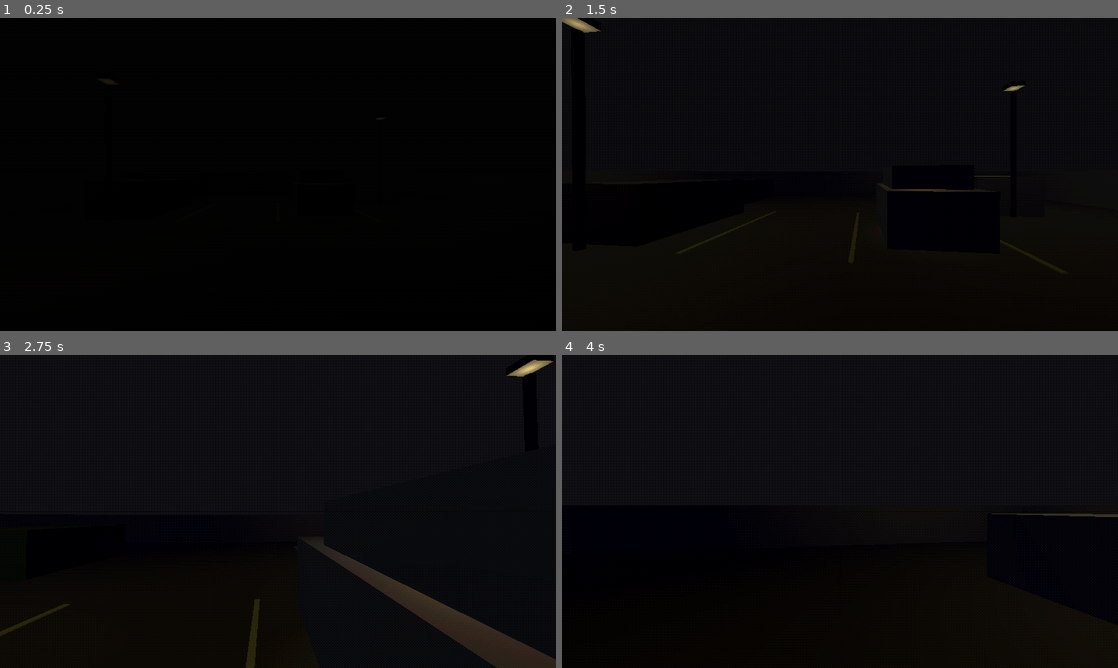
Above: before the commit, frames 1-4 (two rows, left to right).
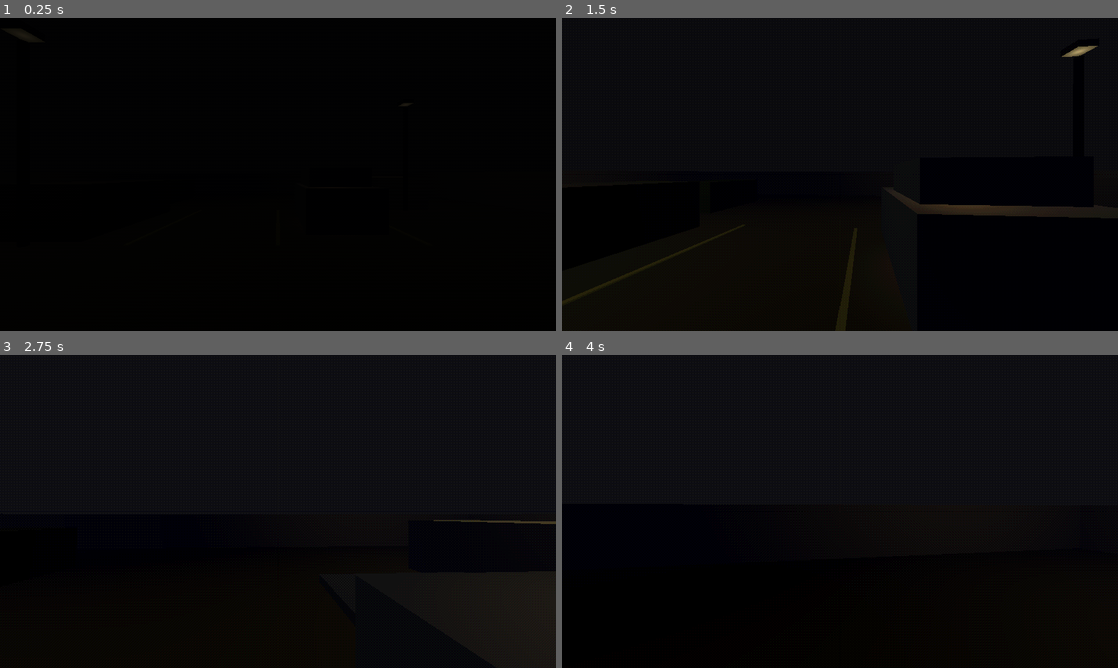
Above: after the commit, the same moments.

Repository: qweliant/healthcare-horror
Game: Godot game, scene res://scenes/parking_lot/parking_lot.tscn
Same seed, same stepped clock (60 frames per second), same inputs: the game is played once before the commit and once after it. This scene is started directly instead of the project's main scene.
Inputs (mouse positions are in pixels of both pictures, inside the frame that each line leads up to):
- Up to frame 1 (0.25 s): no input
- Up to frame 2 (1.5 s): tap Enter at 0.5 s; move the mouse to (867, 174) at 0.52 s; hold E (interact) 0.53-1.28 s; hold W (move_forward) from 0.53 s (still down); move the mouse to (812, 174) at 1.27 s; tap Space (advance_dialogue) at 1.35 s
- Up to frame 3 (2.75 s): keep holding W (move_forward); tap E (interact) at 1.55 s; move the mouse to (289, 505) at 2.02 s; hold E (interact) from 2.03 s (still down)
- Up to frame 4 (4 s): keep holding W (move_forward); move the mouse to (834, 517) at 2.77 s; release E (interact) at 2.78 s; tap E (interact) at 2.85, 3.8 s; move the mouse to (878, 514) at 3.52 s; hold Space (advance_dialogue) from 3.53 s (still down)

The runs differ from the first frame. In frame 1, less than 0.1% of the frame differs, in the area x 2-74%, y 4-33%; in frame 2, 2.3%; in frame 3, 3.2%, in the area x 0-100%, y 1-100%; in frame 4, 0.1%.

Commit message:
made sliding door audio louder

Diff:
--- a/scenes/parking_lot/parking_lot.tscn
+++ b/scenes/parking_lot/parking_lot.tscn
@@ -67,43 +67,40 @@
 [sub_resource type="StandardMaterial3D" id="Mat_steering"]
 albedo_color = Color(0.12, 0.12, 0.13, 1)
 
-[sub_resource type="StandardMaterial3D" id="Mat_hood"]
-albedo_color = Color(0.18, 0.22, 0.36, 1)
-
-[sub_resource type="StandardMaterial3D" id="Mat_gas_warning"]
-albedo_color = Color(0.9, 0.15, 0.05, 1)
-emission_enabled = true
-emission = Color(1.0, 0.2, 0.1, 1)
-emission_energy_multiplier = 2.5
-
-[sub_resource type="StandardMaterial3D" id="Mat_dash_gauge"]
-albedo_color = Color(0.9, 0.6, 0.2, 1)
-emission_enabled = true
-emission = Color(1.0, 0.7, 0.3, 1)
-emission_energy_multiplier = 1.8
-
-[sub_resource type="StandardMaterial3D" id="Mat_phone_body"]
-albedo_color = Color(0.05, 0.05, 0.06, 1)
-
-[sub_resource type="StandardMaterial3D" id="Mat_phone_screen"]
-albedo_color = Color(0.4, 0.9, 0.5, 1)
-emission_enabled = true
-emission = Color(0.5, 1.0, 0.6, 1)
-emission_energy_multiplier = 2.2
-
-[sub_resource type="StandardMaterial3D" id="Mat_sedan"]
-albedo_color = Color(0.04, 0.04, 0.05, 1)
-
 [sub_resource type="TorusMesh" id="Mesh_wheel"]
 inner_radius = 0.12
 outer_radius = 0.16
 
-[sub_resource type="BoxShape3D" id="BoxShape3D_car"]
-size = Vector3(2.0, 1.2, 3.5)
+[sub_resource type="StandardMaterial3D" id="Mat_hood"]
+albedo_color = Color(0.18, 0.22, 0.36, 1)
+
+[sub_resource type="StandardMaterial3D" id="Mat_gas_warning"]
+albedo_color = Color(0.9, 0.15, 0.05, 1)
+emission_enabled = true
+emission = Color(1, 0.2, 0.1, 1)
+emission_energy_multiplier = 2.5
+
+[sub_resource type="StandardMaterial3D" id="Mat_dash_gauge"]
+albedo_color = Color(0.9, 0.6, 0.2, 1)
+emission_enabled = true
+emission = Color(1, 0.7, 0.3, 1)
+emission_energy_multiplier = 1.8
+
+[sub_resource type="StandardMaterial3D" id="Mat_phone_body"]
+albedo_color = Color(0.05, 0.05, 0.06, 1)
+
+[sub_resource type="StandardMaterial3D" id="Mat_phone_screen"]
+albedo_color = Color(0.4, 0.9, 0.5, 1)
+emission_enabled = true
+emission = Color(0.5, 1, 0.6, 1)
+emission_energy_multiplier = 2.2
 
 [sub_resource type="CapsuleShape3D" id="CapsuleShape3D_player"]
 radius = 0.3
 height = 1.6
+
+[sub_resource type="StandardMaterial3D" id="Mat_sedan"]
+albedo_color = Color(0.04, 0.04, 0.05, 1)
 
 [sub_resource type="ShaderMaterial" id="ShaderMaterial_ps1"]
 shader = ExtResource("5_ps1")
@@ -249,83 +246,79 @@
 size = Vector3(0.08, 0.04, 0.02)
 material = SubResource("Mat_check_engine")
 
-[node name="Player" type="CharacterBody3D" parent="." unique_id=650307960]
-[node name="Interior" type="Node3D" parent="PlayerCar"]
-
-[node name="InteriorCamera" type="Camera3D" parent="PlayerCar/Interior"]
-transform = Transform3D(1, 0, 0, 0, 1, 0, 0, 0, 1, 0, 1.0, 0.6)
-current = false
-fov = 75.0
-
-[node name="Dashboard" type="CSGBox3D" parent="PlayerCar/Interior"]
-transform = Transform3D(1, 0, 0, 0, 1, 0, 0, 0, 1, 0, 0.85, -1.0)
+[node name="Interior" type="Node3D" parent="PlayerCar" unique_id=2119481136]
+
+[node name="InteriorCamera" type="Camera3D" parent="PlayerCar/Interior" unique_id=920265282]
+transform = Transform3D(1, 0, 0, 0, 1, 0, 0, 0, 1, 0, 1, 0.6)
+
+[node name="Dashboard" type="CSGBox3D" parent="PlayerCar/Interior" unique_id=2108658113]
+transform = Transform3D(1, 0, 0, 0, 1, 0, 0, 0, 1, 0, 0.85, -1)
 size = Vector3(1.5, 0.22, 0.4)
 material = SubResource("Mat_dash")
 
-[node name="SteeringColumn" type="CSGBox3D" parent="PlayerCar/Interior"]
+[node name="SteeringColumn" type="CSGBox3D" parent="PlayerCar/Interior" unique_id=1529569378]
 transform = Transform3D(1, 0, 0, 0, 1, 0, 0, 0, 1, -0.35, 0.85, -0.6)
 size = Vector3(0.06, 0.06, 0.35)
 material = SubResource("Mat_steering")
 
-[node name="SteeringWheel" type="MeshInstance3D" parent="PlayerCar/Interior"]
+[node name="SteeringWheel" type="MeshInstance3D" parent="PlayerCar/Interior" unique_id=1617815557]
 transform = Transform3D(1, 0, 0, 0, -4.371139e-08, 1, 0, -1, -4.371139e-08, -0.35, 0.9, -0.45)
 mesh = SubResource("Mesh_wheel")
 surface_material_override/0 = SubResource("Mat_steering")
 
-[node name="Hood" type="CSGBox3D" parent="PlayerCar/Interior"]
+[node name="Hood" type="CSGBox3D" parent="PlayerCar/Interior" unique_id=2108619595]
 transform = Transform3D(1, 0, 0, 0, 1, 0, 0, 0, 1, 0, 0.75, -2.1)
 size = Vector3(1.6, 0.08, 1.2)
 material = SubResource("Mat_hood")
 
-[node name="GasWarning" type="CSGBox3D" parent="PlayerCar/Interior"]
+[node name="GasWarning" type="CSGBox3D" parent="PlayerCar/Interior" unique_id=1791149646]
 transform = Transform3D(1, 0, 0, 0, 1, 0, 0, 0, 1, -0.4, 0.95, -0.82)
 size = Vector3(0.08, 0.025, 0.02)
 material = SubResource("Mat_gas_warning")
 
-[node name="GasWarningLight" type="OmniLight3D" parent="PlayerCar/Interior"]
+[node name="GasWarningLight" type="OmniLight3D" parent="PlayerCar/Interior" unique_id=1883870751]
 transform = Transform3D(1, 0, 0, 0, 1, 0, 0, 0, 1, -0.4, 0.95, -0.8)
-light_color = Color(1.0, 0.3, 0.15, 1)
+light_color = Color(1, 0.3, 0.15, 1)
 light_energy = 0.6
 omni_range = 0.8
 omni_attenuation = 1.6
 
-[node name="BatteryGauge" type="CSGBox3D" parent="PlayerCar/Interior"]
+[node name="BatteryGauge" type="CSGBox3D" parent="PlayerCar/Interior" unique_id=2064708794]
 transform = Transform3D(1, 0, 0, 0, 1, 0, 0, 0, 1, -0.2, 0.95, -0.82)
 size = Vector3(0.08, 0.025, 0.02)
 material = SubResource("Mat_dash_gauge")
 
-[node name="CheckEngineInterior" type="CSGBox3D" parent="PlayerCar/Interior"]
+[node name="CheckEngineInterior" type="CSGBox3D" parent="PlayerCar/Interior" unique_id=1164657850]
 transform = Transform3D(1, 0, 0, 0, 1, 0, 0, 0, 1, 0.05, 0.95, -0.82)
 size = Vector3(0.08, 0.025, 0.02)
 material = SubResource("Mat_check_engine")
 
-[node name="DashLight" type="OmniLight3D" parent="PlayerCar/Interior"]
+[node name="DashLight" type="OmniLight3D" parent="PlayerCar/Interior" unique_id=296040998]
 transform = Transform3D(1, 0, 0, 0, 1, 0, 0, 0, 1, 0, 1.35, 0.2)
-light_color = Color(1.0, 0.75, 0.45, 1)
+light_color = Color(1, 0.75, 0.45, 1)
 light_energy = 0.9
 omni_range = 2.2
 omni_attenuation = 1.4
 
-[node name="Phone" type="CSGBox3D" parent="PlayerCar/Interior"]
+[node name="Phone" type="CSGBox3D" parent="PlayerCar/Interior" unique_id=1172089815]
 transform = Transform3D(1, 0, 0, 0, 1, 0, 0, 0, 1, 0.35, 0.85, -0.55)
 size = Vector3(0.07, 0.02, 0.14)
 material = SubResource("Mat_phone_body")
 
-[node name="PhoneScreen" type="CSGBox3D" parent="PlayerCar/Interior/Phone"]
+[node name="PhoneScreen" type="CSGBox3D" parent="PlayerCar/Interior/Phone" unique_id=194134586]
 transform = Transform3D(1, 0, 0, 0, 1, 0, 0, 0, 1, 0, 0.011, 0)
+visible = false
 size = Vector3(0.055, 0.002, 0.11)
-visible = false
 material = SubResource("Mat_phone_screen")
 
-[node name="PhoneLight" type="OmniLight3D" parent="PlayerCar/Interior/Phone"]
+[node name="PhoneLight" type="OmniLight3D" parent="PlayerCar/Interior/Phone" unique_id=2094706068]
 transform = Transform3D(1, 0, 0, 0, 1, 0, 0, 0, 1, 0, 0.05, 0)
-light_color = Color(0.5, 1.0, 0.6, 1)
+light_color = Color(0.5, 1, 0.6, 1)
 light_energy = 0.0
 omni_range = 1.5
 omni_attenuation = 1.4
 
-[node name="Player" type="CharacterBody3D" parent="."]
-transform = Transform3D(1, 0, 0, 0, 1, 0, 0, 0, 1, 0, 0.8, 2)
+[node name="Player" type="CharacterBody3D" parent="." unique_id=650307960]
 script = ExtResource("2_player")
 
 [node name="CollisionShape3D" type="CollisionShape3D" parent="Player" unique_id=870864412]
@@ -355,30 +348,30 @@
 horizontal_alignment = 1
 vertical_alignment = 1
 
-[node name="Sedan" type="Node3D" parent="."]
+[node name="Sedan" type="Node3D" parent="." unique_id=1501487528]
 transform = Transform3D(1, 0, 0, 0, 1, 0, 0, 0, 1, -9, 0.5, -13)
 visible = false
 
-[node name="SedanBody" type="CSGBox3D" parent="Sedan"]
-size = Vector3(2.0, 1.0, 4.0)
+[node name="SedanBody" type="CSGBox3D" parent="Sedan" unique_id=970358995]
+size = Vector3(2, 1, 4)
 material = SubResource("Mat_sedan")
 
-[node name="SedanRoof" type="CSGBox3D" parent="Sedan"]
+[node name="SedanRoof" type="CSGBox3D" parent="Sedan" unique_id=551849371]
 transform = Transform3D(1, 0, 0, 0, 1, 0, 0, 0, 1, 0, 0.7, 0.3)
 size = Vector3(1.6, 0.5, 2.2)
 material = SubResource("Mat_sedan")
 
-[node name="HeadlightL" type="SpotLight3D" parent="Sedan"]
-transform = Transform3D(-1, 0, 0, 0, 1, 0, 0, 0, -1, -0.6, 0, 2.0)
-light_color = Color(1.0, 0.95, 0.85, 1)
+[node name="HeadlightL" type="SpotLight3D" parent="Sedan" unique_id=2001366104]
+transform = Transform3D(-1, 0, 0, 0, 1, 0, 0, 0, -1, -0.6, 0, 2)
+light_color = Color(1, 0.95, 0.85, 1)
 light_energy = 0.0
 spot_range = 25.0
 spot_angle = 28.0
 spot_angle_attenuation = 1.2
 
-[node name="HeadlightR" type="SpotLight3D" parent="Sedan"]
-transform = Transform3D(-1, 0, 0, 0, 1, 0, 0, 0, -1, 0.6, 0, 2.0)
-light_color = Color(1.0, 0.95, 0.85, 1)
+[node name="HeadlightR" type="SpotLight3D" parent="Sedan" unique_id=2122447236]
+transform = Transform3D(-1, 0, 0, 0, 1, 0, 0, 0, -1, 0.6, 0, 2)
+light_color = Color(1, 0.95, 0.85, 1)
 light_energy = 0.0
 spot_range = 25.0
 spot_angle = 28.0
--- a/scripts/interaction/exit_door.gd
+++ b/scripts/interaction/exit_door.gd
@@ -33,7 +33,7 @@
 	if GameManager.current_state < GameManager.GameState.HOSPITAL_LEAVING:
 		return
 
-	AudioManager.play_sfx("sliding_door")
+	AudioManager.play_sfx("sliding_door", -8)
 	GameManager.start_dialogue("exit_door")
 
 	var dialogue_box := get_tree().get_first_node_in_group("dialogue_box")
Not shown, changed: audio/Sliding_Door.wav.import
